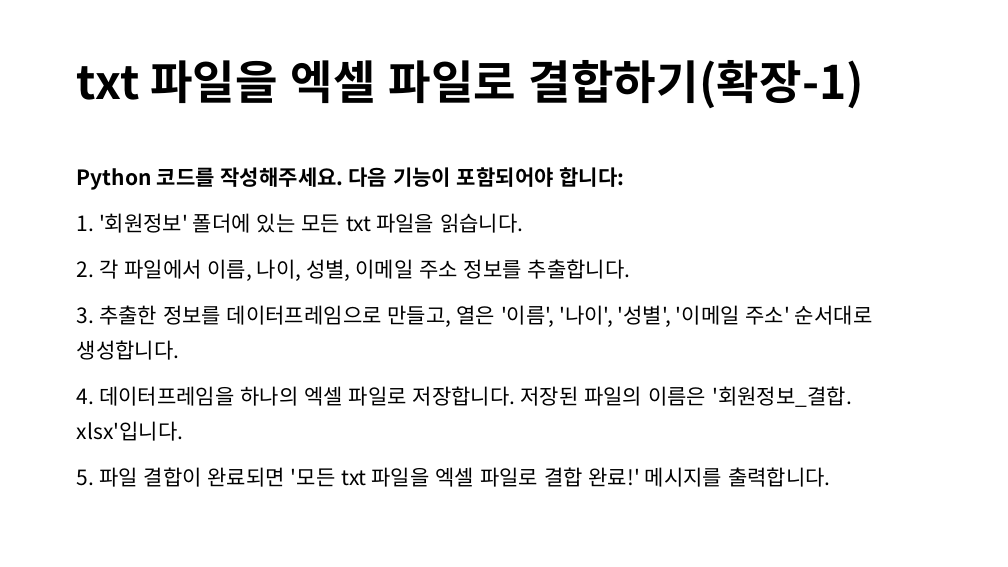
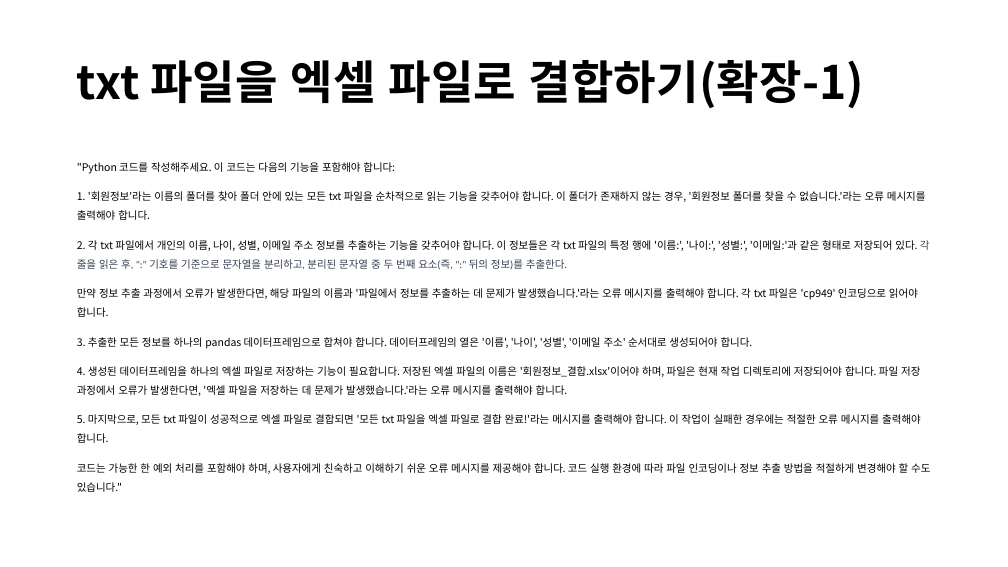
Before and after one commit to lolsaless/Python, a slide deck: slide 11 of 프롬프트 시연.pptx. Drawn at 1008x567 pixels with LibreOffice and Linux fonts; fonts in the diff are those of the drawing. Boxes give left, top, right and bottom in pixels: in the first picture for what was removed or moved away, otherwise in the second. Text is boxed around its words. In the diff, an @@ line names an element or a change of style, - is before the commit and + after.

Commit message:
작업완료

```diff
--- a/프롬프트 시연.pptx
+++ b/프롬프트 시연.pptx
@@ text at [77, 162, 930, 492]: text changed; size 20 to 10 pt @@
-Python 코드를 작성해주세요. 다음 기능이 포함되어야 합니다:
-1. '회원정보' 폴더에 있는 모든 txt 파일을 읽습니다.
-2. 각 파일에서 이름, 나이, 성별, 이메일 주소 정보를 추출합니다.
-3. 추출한 정보를 데이터프레임으로 만들고, 열은 '이름', '나이', '성별', '이메일 주소' 순서대로 생성합니다.
-4. 데이터프레임을 하나의 엑셀 파일로 저장합니다. 저장된 파일의 이름은 '회원정보_결합.xlsx'입니다.
-5. 파일 결합이 완료되면 '모든 txt 파일을 엑셀 파일로 결합 완료!' 메시지를 출력합니다.
+"Python 코드를 작성해주세요. 이 코드는 다음의 기능을 포함해야 합니다:
+1. '회원정보'라는 이름의 폴더를 찾아 폴더 안에 있는 모든 txt 파일을 순차적으로 읽는 기능을 갖추어야 합니다. 이 폴더가 존재하지 않는 경우, '회원정보 폴더를 찾을 수 없습니다.'라는 오류 메시지를 출력해야 합니다.
+2. 각 txt 파일에서 개인의 이름, 나이, 성별, 이메일 주소 정보를 추출하는 기능을 갖추어야 합니다. 이 정보들은 각 txt 파일의 특정 행에 '이름:', '나이:', '성별:', '이메일:'과 같은 형태로 저장되어 있다. 각 줄을 읽은 후, ":" 기호를 기준으로 문자열을 분리하고, 분리된 문자열 중 두 번째 요소(즉, ":" 뒤의 정보)를 추출한다.
+만약 정보 추출 과정에서 오류가 발생한다면, 해당 파일의 이름과 '파일에서 정보를 추출하는 데 문제가 발생했습니다.'라는 오류 메시지를 출력해야 합니다. 각 txt 파일은 'cp949' 인코딩으로 읽어야 합니다.
+3. 추출한 모든 정보를 하나의 pandas 데이터프레임으로 합쳐야 합니다. 데이터프레임의 열은 '이름', '나이', '성별', '이메일 주소' 순서대로 생성되어야 합니다.
+4. 생성된 데이터프레임을 하나의 엑셀 파일로 저장하는 기능이 필요합니다. 저장된 엑셀 파일의 이름은 '회원정보_결합.xlsx'이어야 하며, 파일은 현재 작업 디렉토리에 저장되어야 합니다. 파일 저장 과정에서 오류가 발생한다면, '엑셀 파일을 저장하는 데 문제가 발생했습니다.'라는 오류 메시지를 출력해야 합니다.
+5. 마지막으로, 모든 txt 파일이 성공적으로 엑셀 파일로 결합되면 '모든 txt 파일을 엑셀 파일로 결합 완료!'라는 메시지를 출력해야 합니다. 이 작업이 실패한 경우에는 적절한 오류 메시지를 출력해야 합니다.
+코드는 가능한 한 예외 처리를 포함해야 하며, 사용자에게 친숙하고 이해하기 쉬운 오류 메시지를 제공해야 합니다. 코드 실행 환경에 따라 파일 인코딩이나 정보 추출 방법을 적절하게 변경해야 할 수도 있습니다."
```
Also in this commit, not shown: 8 other slides changed, 20 other files.
